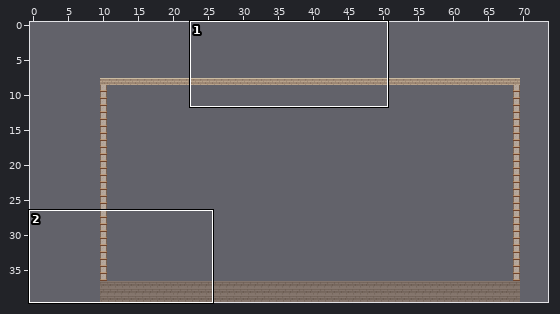
An edit to a level. Tiled map, src/Platformer.Game/Content/Maps/Dajwor6.tmx. The first picture is a wide view before the edit; the outline marks the close-up.
Close-up. As it was:
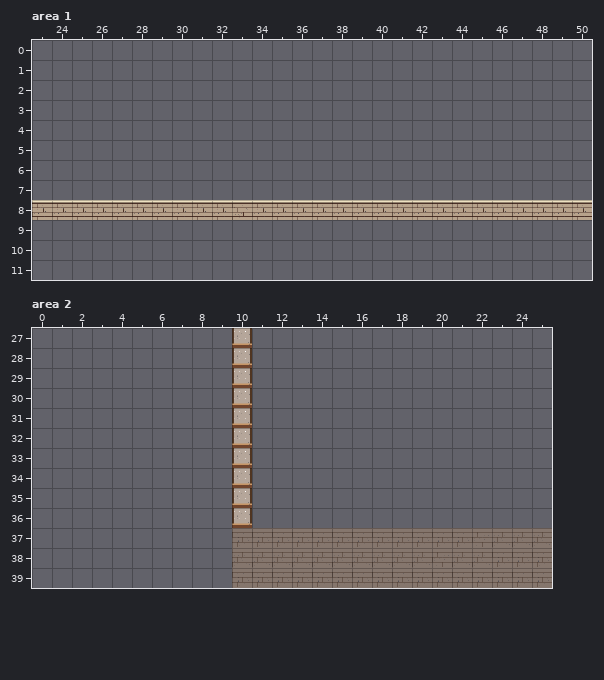
Cells are 32x32 px. Shown: area 1 x 23..50, y 0..11; area 2 x 0..25, y 27..39. The commit also changed other parts of the map, which this record leaves out. The old version is drawn lined up with the new one.
The same view after the edit:
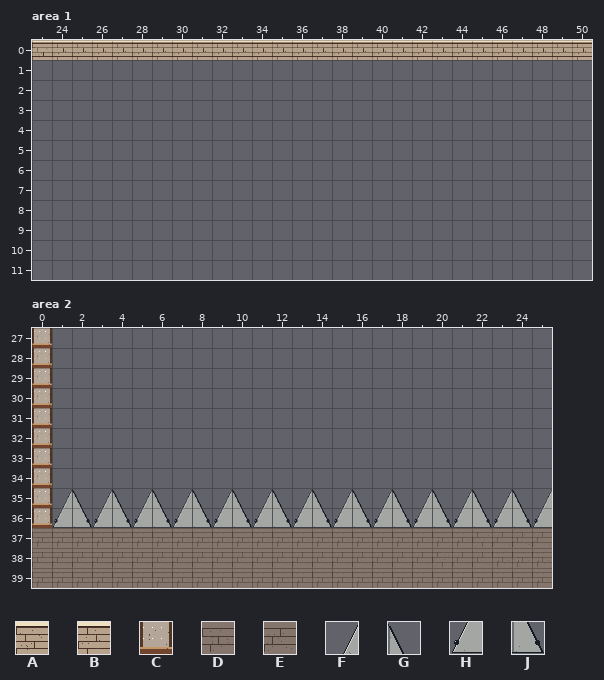
Key: from "Dajwor6_Apartment_32x32": A 7, B 8, C 21, D 36, E 38; from "Kix_Urban_Spikes_32x32": F 8, G 9, H 16, J 17.
_ is an empty cell.
The exact change:
map size 60x32 -> 74x40 cells (old content now starts at 10,8; both pictures use the new coordinates)
Layer "Terrain", area 1:
y 0: x 23..50 ____________________________ -> ABBBBBBBBBBBBBBBBBBBBBBBBBBB
y 8: x 23..50 BBBBBBBBBBABBBBBBBBBBBBBBBBB -> ____________________________
Layer "Terrain", area 2:
y 27..34: x 0 _ -> C; x 10 C -> _
y 35: x 0..25 __________C_______________ -> CFGFGFGFGFGFGFGFGFGFGFGFGF
y 36: x 0..25 __________C_______________ -> CHJHJHJHJHJHJHJHJHJHJHJHJH
y 37: x 0..9 __________ -> DDDDDDDDDD
y 38: x 0..9 __________ -> EEEEEEEEEE
y 39: x 0..9 __________ -> DDDDDDDDDD
Where, in picture pixels (left, top, right, bottom), the same in both close-ups:
added: (32, 40, 592, 60)
removed: (32, 200, 592, 220)
changed: (32, 328, 552, 588)
